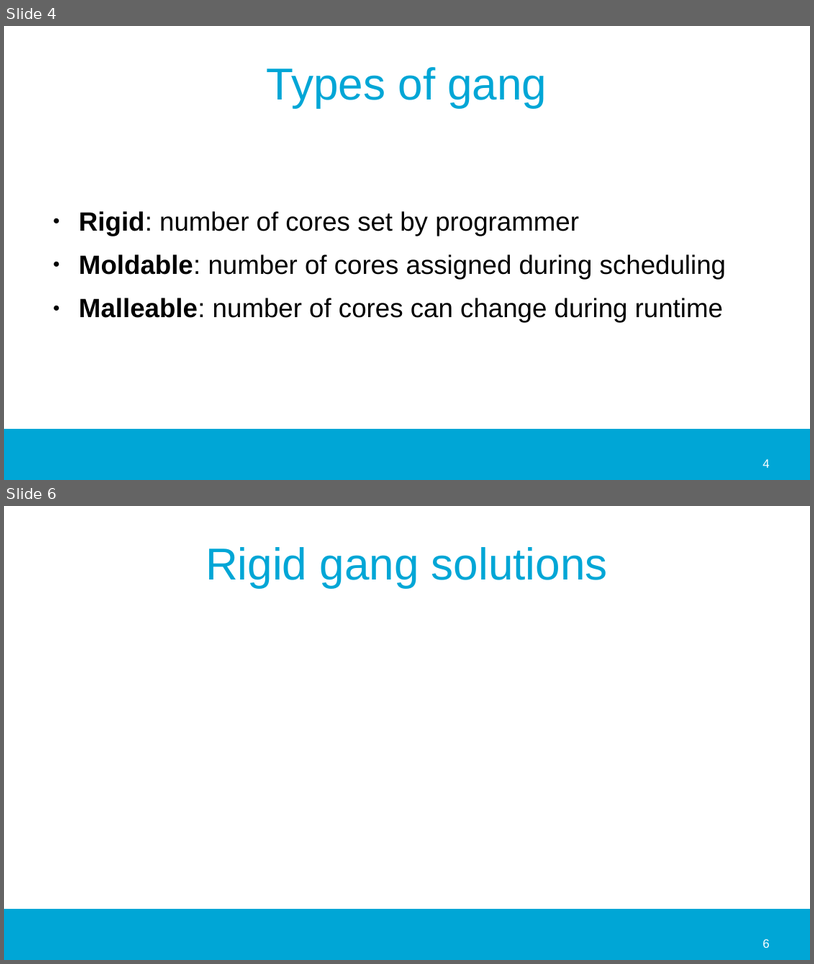
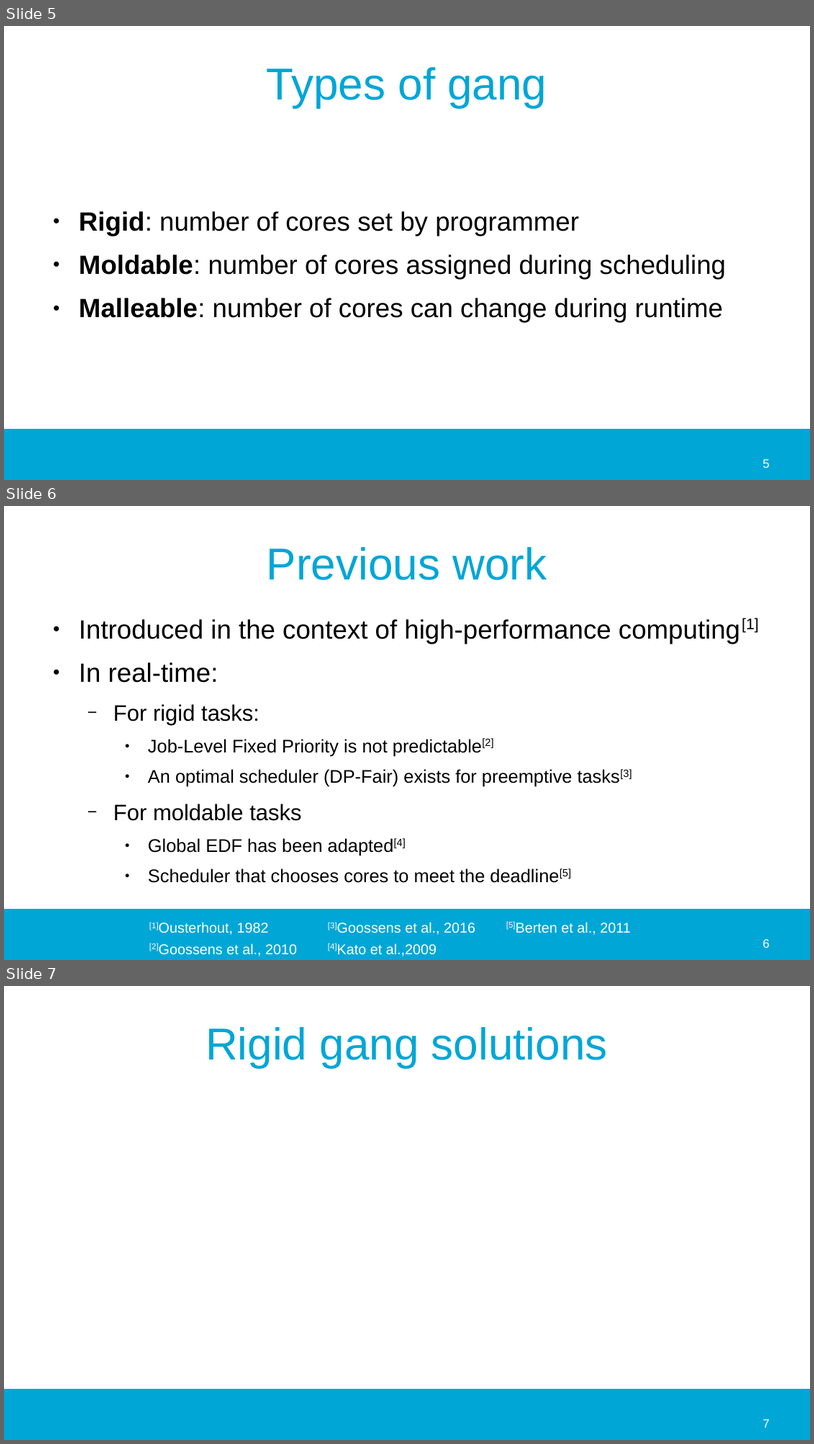
Before and after one commit to jmigual/APATeoria, a slide deck: Notes/TFM_presentations/2020_02_24/2020_02_24.odp. Shown one above the other, each under a label of ours: slides 4 and 6 before the commit, slides 5, 6 and 7 after it; the slides between them are not shown. The pictures are 814x964 and 814x1444 pixels, drawn with LibreOffice and Linux fonts; fonts in the diff are those of the drawing; background and template pictures are left out. Boxes give left, top, right and bottom in pixels: in the first picture for what was removed or moved away, otherwise in the second. Text is boxed around its words. In the diff, an @@ line names an element or a change of style, - is before the commit and + after.

```diff
--- a/Notes/TFM_presentations/2020_02_24/2020_02_24.odp
+++ b/Notes/TFM_presentations/2020_02_24/2020_02_24.odp
@@ slide 6 added at (4, 506, 810, 960), background #FFFFFF; not listed: 1 template element that a slide beside it also shows @@
@@ title added at (267, 547, 547, 580), 44 pt, text #00A6D6 @@
+Previous work
@@ text added at (79, 618, 759, 883), 18 pt, text #000000 @@
+● Introduced in the context of high-performance computing[1]
+● In real-time:
+  − For rigid tasks:
+    ● Job-Level Fixed Priority is not predictable[2]
+    ● An optimal scheduler (DP-Fair) exists for preemptive tasks[3]
+  − For moldable tasks
+    ● Global EDF has been adapted[4]
+    ● Scheduler that chooses cores to meet the deadline[5]
@@ text added at (149, 921, 269, 934), 14 pt, text #FFFFFF @@
+[1]Ousterhout, 1982
@@ text added at (337, 921, 476, 934), 14 pt, text #FFFFFF @@
+[3]Goossens et al., 2016
@@ text added at (507, 921, 631, 934), 14 pt, text #FFFFFF @@
+[5]Berten et al., 2011
@@ text added at (149, 943, 297, 956), 14 pt, text #FFFFFF @@
+[2]Goossens et al., 2010
@@ text added at (328, 942, 437, 956), 14 pt, text #FFFFFF @@
+[4]Kato et al.,2009
@@ page number added at (763, 939, 769, 947), 12 pt, text #FFFFFF @@
+6
@@ what was slide 4 is now slide 5 @@
@@ page number at (763, 459, 769, 467): text changed @@
-4
+5
@@ what was slide 6 is now slide 7 @@
@@ page number at (763, 1419, 769, 1427): text changed @@
-6
+7
```
Also in this commit, not shown: 1 slide changed, 1 other slide added, 1 slide removed, 8 other files.
